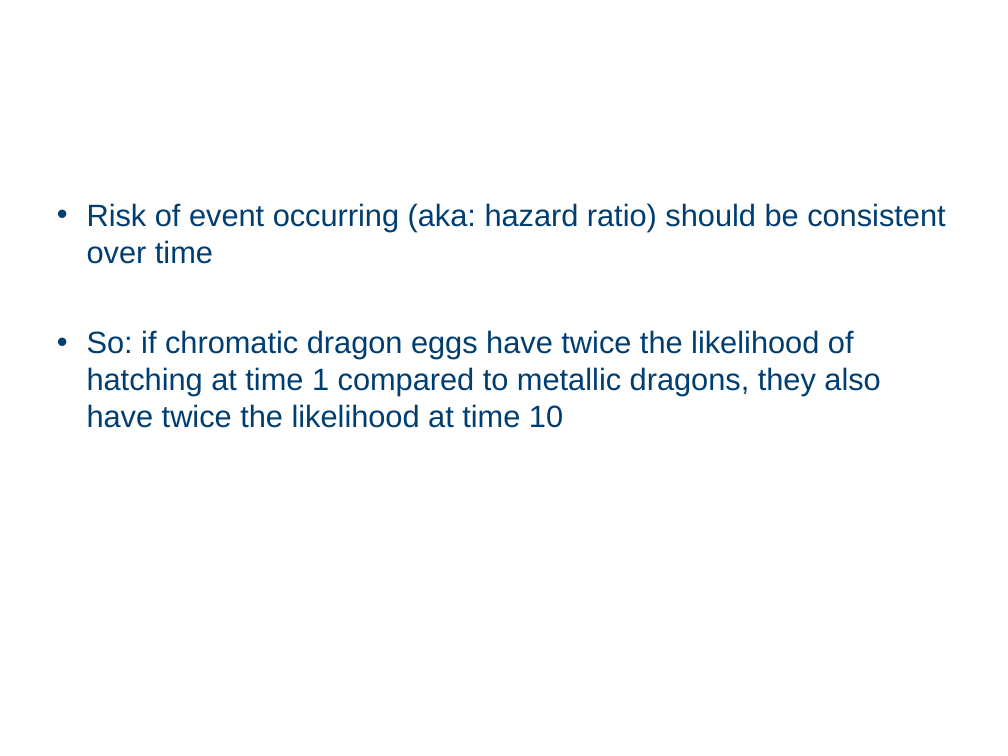
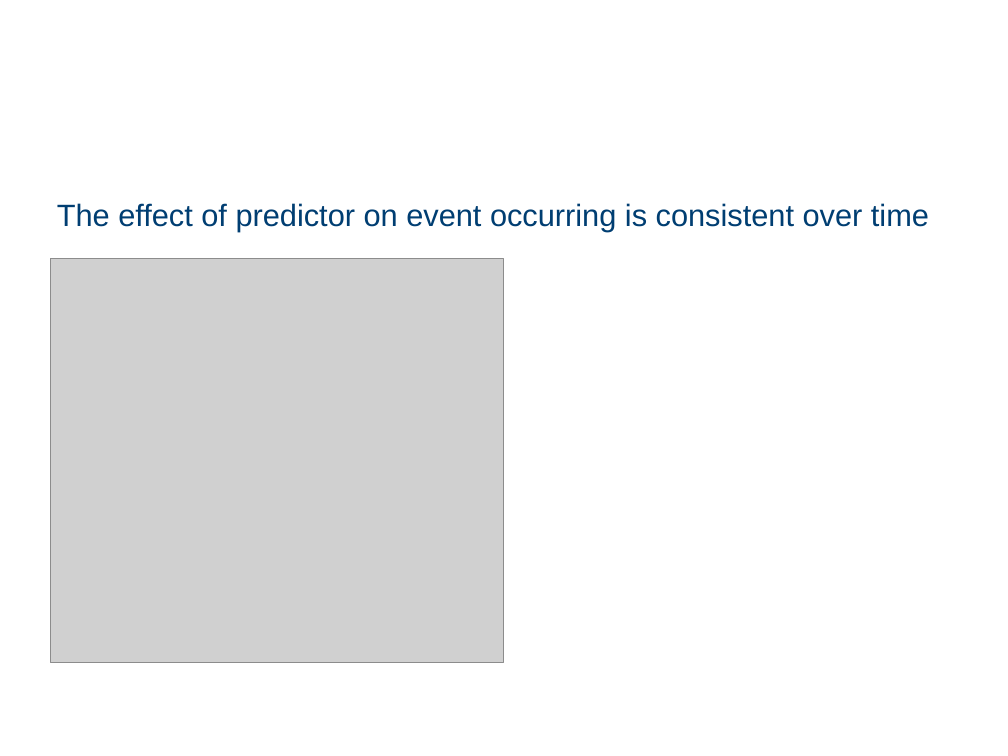
Before and after one commit to cambiotraining/stats-survival-analysis, a slide deck: slide 54 of survival-analysis-draft.pptx (slide 55 before the commit). Drawn at 1008x756 pixels with LibreOffice and Linux fonts; fonts in the diff are those of the drawing; grey boxes stand for pictures; background and template pictures are left out. Boxes give left, top, right and bottom in pixels: in the first picture for what was removed or moved away, otherwise in the second. Text is boxed around its words. In the diff, an @@ line names an element or a change of style, - is before the commit and + after.

```diff
--- a/survival-analysis-draft.pptx
+++ b/survival-analysis-draft.pptx
@@ text at box(57, 203, 929, 231): text changed @@
-• Risk of event occurring (aka: hazard ratio) should be consistent over time
-• So: if chromatic dragon eggs have twice the likelihood of hatching at time 1 compared to metallic dragons, they also have twice the likelihood at time 10
+The effect of predictor on event occurring is consistent over time
@@ picture added at box(50, 259, 504, 662) @@
```
Also in this commit, not shown: 14 other slides changed, 34 slides added, 8 slides removed, 41 other files.
